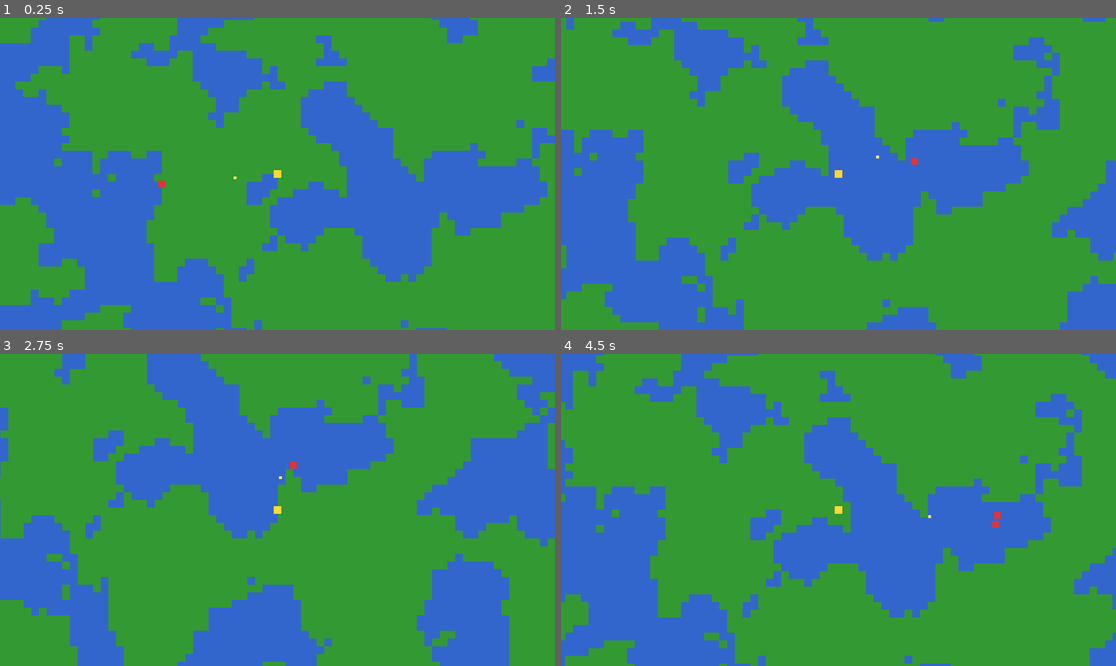
Above: before the commit, frames 1-4 (two rows, left to right).
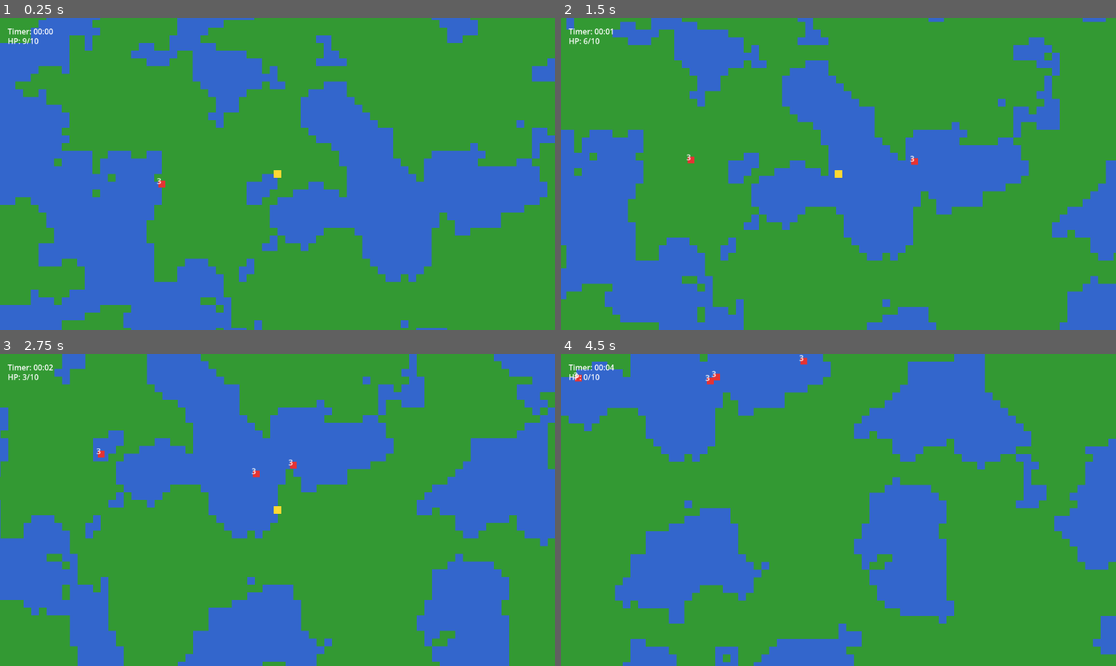
Above: after the commit, the same moments.

Repository: aegissana-sudo/vada
Game: Godot game, scene res://Main.tscn
Same seed, same stepped clock (60 frames per second), same inputs: the game is played once before the commit and once after it.
Inputs:
- Up to frame 1 (0.25 s): no input
- Up to frame 2 (1.5 s): tap Enter at 0.5 s; hold Right (ui_right) 0.53-1.28 s; hold Down (ui_down) from 1.28 s (still down)
- Up to frame 3 (2.75 s): release Down (ui_down) at 2.03 s; hold Right (ui_right) from 2.03 s (still down)
- Up to frame 4 (4.5 s): release Right (ui_right) at 2.78 s; hold Up (ui_up) 2.78-3.53 s; hold Left (ui_left) from 3.53 s (still down)

The runs differ from the first frame. In frame 1, 0.2% of the frame differs, in the area x 1-43%, y 3-54%; in frame 2, 0.2%; in frame 3, 0.2%; in frame 4, 47%, in the area x 0-100%, y 0-100%.
Error after the commit: Invalid access to property or key 'global_position' on a base object of type 'previously freed'. (res://scripts/world.gd:63)

Commit message:
Add timer and health system

Diff:
--- a/scripts/enemy.gd
+++ b/scripts/enemy.gd
@@ -2,20 +2,27 @@
 
 @export var speed := 80.0
 @export var max_health := 3
+@export var contact_damage := 1
+@export var damage_interval := 0.8
 
 var target: Node2D
 var _health := max_health
+var _damage_timer := 0.0
 
 @onready var sprite: Sprite2D = _ensure_sprite()
 @onready var collision: CollisionShape2D = _ensure_collision()
+@onready var health_label: Label = _ensure_health_label()
 
 func _ready() -> void:
     add_to_group("enemies")
+    _health = max_health
+    _update_health_label()
 
 func _physics_process(_delta: float) -> void:
     if target == null:
         return
 
+    _damage_timer = maxf(_damage_timer - _delta, 0.0)
     var direction := (target.global_position - global_position)
     if direction.length() > 1.0:
         velocity = direction.normalized() * speed
@@ -24,10 +31,27 @@
 
     move_and_slide()
 
+    if _damage_timer == 0.0 and direction.length() <= 12.0 and target.has_method("take_damage"):
+        target.take_damage(contact_damage)
+        _damage_timer = damage_interval
+
 func take_damage(amount: int) -> void:
     _health -= amount
+    _update_health_label()
     if _health <= 0:
         queue_free()
+
+func configure(stats: Dictionary) -> void:
+    if stats.has("max_health"):
+        max_health = stats.max_health
+        _health = max_health
+    if stats.has("speed"):
+        speed = stats.speed
+    if stats.has("contact_damage"):
+        contact_damage = stats.contact_damage
+    if stats.has("color"):
+        sprite.modulate = stats.color
+    _update_health_label()
 
 func _ensure_sprite() -> Sprite2D:
     if has_node("Sprite2D"):
@@ -53,3 +77,19 @@
     collision_node.shape = shape
     add_child(collision_node)
     return collision_node
+
+func _ensure_health_label() -> Label:
+    if has_node("HealthLabel"):
+        return $HealthLabel
+
+    var label := Label.new()
+    label.name = "HealthLabel"
+    label.position = Vector2(-10, -18)
+    label.modulate = Color(1.0, 1.0, 1.0)
+    add_child(label)
+    return label
+
+func _update_health_label() -> void:
+    if health_label == null:
+        return
+    health_label.text = str(_health)
--- a/scripts/player.gd
+++ b/scripts/player.gd
@@ -4,17 +4,23 @@
 @export var shoot_interval := 0.4
 @export var bullet_speed := 380.0
 @export var bullet_damage := 1
+@export var max_health := 10
 
 @onready var sprite: Sprite2D = $Sprite2D
 
 var _shoot_timer := 0.0
 var _bullet_script := preload("res://scripts/bullet.gd")
+var _health := max_health
+
+signal health_changed(current: int, maximum: int)
 
 func _ready() -> void:
     var image := Image.create(16, 16, false, Image.FORMAT_RGBA8)
     image.fill(Color(1.0, 0.85, 0.2))
     var texture := ImageTexture.create_from_image(image)
     sprite.texture = texture
+    _health = max_health
+    health_changed.emit(_health, max_health)
 
 func _physics_process(_delta: float) -> void:
     var input_vector := Vector2(
@@ -68,3 +74,15 @@
     bullet.speed = bullet_speed
     bullet.damage = bullet_damage
     get_parent().add_child(bullet)
+
+func take_damage(amount: int) -> void:
+    _health = max(_health - amount, 0)
+    health_changed.emit(_health, max_health)
+    if _health <= 0:
+        queue_free()
+
+func get_health() -> int:
+    return _health
+
+func get_max_health() -> int:
+    return max_health
--- a/scripts/world.gd
+++ b/scripts/world.gd
@@ -6,25 +6,41 @@
 @export var enemy_spawn_interval := 1.0
 @export var max_enemies := 12
 @export var enemy_spawn_radius := 260.0
+@export var hard_mode_time := 300.0
+@export var hard_enemy_health := 8
+@export var hard_enemy_speed := 110.0
+@export var hard_enemy_contact_damage := 2
+@export var hard_enemy_color := Color(0.7, 0.2, 0.9)
 
 @onready var tile_map: TileMap = $TileMap
 @onready var player: CharacterBody2D = $Player
+@onready var hud: CanvasLayer = _ensure_hud()
+@onready var timer_label: Label = _ensure_timer_label()
+@onready var health_label: Label = _ensure_health_label()
 
 var noise := FastNoiseLite.new()
 var generated_chunks: Dictionary = {}
 var tileset_source_id := -1
 var _enemy_spawn_timer := 0.0
 var _enemy_script := preload("res://scripts/enemy.gd")
+var _elapsed_time := 0.0
+var _hard_mode_started := false
 
 func _ready() -> void:
     noise.seed = randi()
     noise.frequency = 0.05
     _setup_tileset()
     _update_chunks()
+    if player.has_signal("health_changed"):
+        player.health_changed.connect(_on_player_health_changed)
+        if player.has_method("get_health") and player.has_method("get_max_health"):
+            _on_player_health_changed(player.get_health(), player.get_max_health())
+    _update_timer_label()
 
 func _process(delta: float) -> void:
     _update_chunks()
     _update_enemy_spawns(delta)
+    _update_timer(delta)
 
 func _setup_tileset() -> void:
     var tileset := TileSet.new()
@@ -86,8 +102,60 @@
 func _spawn_enemy() -> void:
     var enemy := CharacterBody2D.new()
     enemy.set_script(_enemy_script)
+    if _hard_mode_started and enemy.has_method("configure"):
+        enemy.configure({
+            "max_health": hard_enemy_health,
+            "speed": hard_enemy_speed,
+            "contact_damage": hard_enemy_contact_damage,
+            "color": hard_enemy_color,
+        })
     var angle := randf() * TAU
     var offset := Vector2(cos(angle), sin(angle)) * enemy_spawn_radius
     enemy.global_position = player.global_position + offset
     enemy.target = player
     add_child(enemy)
+
+func _update_timer(delta: float) -> void:
+    _elapsed_time += delta
+    if not _hard_mode_started and _elapsed_time >= hard_mode_time:
+        _hard_mode_started = true
+    _update_timer_label()
+
+func _update_timer_label() -> void:
+    if timer_label == null:
+        return
+    var total_seconds := int(_elapsed_time)
+    var minutes := total_seconds / 60
+    var seconds := total_seconds % 60
+    timer_label.text = "Timer: %02d:%02d" % [minutes, seconds]
+
+func _on_player_health_changed(current: int, maximum: int) -> void:
+    if health_label == null:
+        return
+    health_label.text = "HP: %d/%d" % [current, maximum]
+
+func _ensure_hud() -> CanvasLayer:
+    if has_node("HUD"):
+        return $HUD
+    var layer := CanvasLayer.new()
+    layer.name = "HUD"
+    add_child(layer)
+    return layer
+
+func _ensure_timer_label() -> Label:
+    if hud.has_node("TimerLabel"):
+        return hud.get_node("TimerLabel")
+    var label := Label.new()
+    label.name = "TimerLabel"
+    label.position = Vector2(16, 16)
+    hud.add_child(label)
+    return label
+
+func _ensure_health_label() -> Label:
+    if hud.has_node("HealthLabel"):
+        return hud.get_node("HealthLabel")
+    var label := Label.new()
+    label.name = "HealthLabel"
+    label.position = Vector2(16, 36)
+    hud.add_child(label)
+    return label
